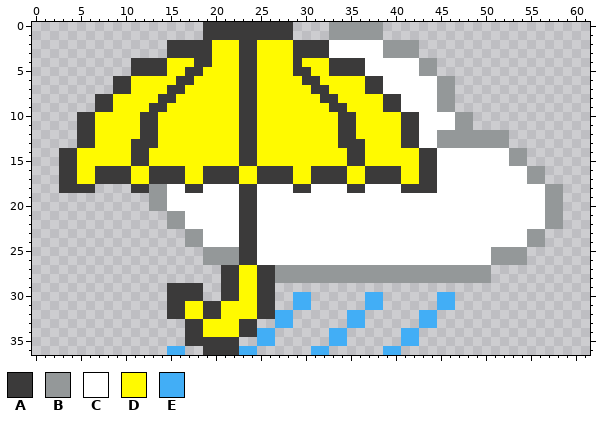
A pixel-art sprite gets an edit: trunk/resources/images/rain.png. Above is the file before it was changed.
The file is 62x37 pixels.
Palette (. is transparent): A #3b3a3a  B #949899  C #ffffff  D #fffa00  E #42aef6
Pixels before, first column x 3:
 0 ................AAAAAAAAAA....BBBBBB....................
 1 ................AAAAAAAAAA....BBBBBB....................
 2 ............AAAAADDDAADDDDAAAACCCCCCBBBB................
 3 ............AAAAADDDAADDDDAAAACCCCCCBBBB................
 4 ........AAAADDDAADDDAADDDDADDDAAAACCCCCCBB..............
 5 ........AAAADDAADDDDAADDDDAADDAAAACCCCCCBB..............
 6 ......AADDDDDAADDDDDAADDDDDAADDDDDAACCCCCCBB............
 7 ......AADDDDAADDDDDDAADDDDDDAADDDDAACCCCCCBB............
 8 ....AADDDDDAADDDDDDDAADDDDDDDAADDDDDAACCCCBB............
 9 ....AADDDDAADDDDDDDDAADDDDDDDDAADDDDAACCCCBB............
10 ..AADDDDDAADDDDDDDDDAADDDDDDDDDAADDDDDAACCCCBB..........
11 ..AADDDDDAADDDDDDDDDAADDDDDDDDDAADDDDDAACCCCBB..........
12 ..AADDDDDAADDDDDDDDDAADDDDDDDDDAADDDDDAACCBBBBBBBB......
13 ..AADDDDAAADDDDDDDDDAADDDDDDDDDAAADDDDAACCBBBBBBBB......
14 AADDDDDDAADDDDDDDDDDAADDDDDDDDDDAADDDDDDAACCCCCCCCBB....
15 AADDDDDDAADDDDDDDDDDAADDDDDDDDDDAADDDDDDAACCCCCCCCBB....
16 AADDAAAADDAAAADDAAAADDAAAADDAAAADDAAAADDAACCCCCCCCCCBB..
17 AADDAAAADDAAAADDAAAADDAAAADDAAAADDAAAADDAACCCCCCCCCCBB..
18 AAAA....AABBCCAACCCCAACCCCAACCCCAACCCCAAAACCCCCCCCCCCCBB
19 ..........BBCCCCCCCCAACCCCCCCCCCCCCCCCCCCCCCCCCCCCCCCCBB
20 ..........BBCCCCCCCCAACCCCCCCCCCCCCCCCCCCCCCCCCCCCCCCCBB
21 ............BBCCCCCCAACCCCCCCCCCCCCCCCCCCCCCCCCCCCCCCCBB
22 ............BBCCCCCCAACCCCCCCCCCCCCCCCCCCCCCCCCCCCCCCCBB
23 ..............BBCCCCAACCCCCCCCCCCCCCCCCCCCCCCCCCCCCCBB..
24 ..............BBCCCCAACCCCCCCCCCCCCCCCCCCCCCCCCCCCCCBB..
25 ................BBBBAACCCCCCCCCCCCCCCCCCCCCCCCCCBBBB....
26 ................BBBBAACCCCCCCCCCCCCCCCCCCCCCCCCCBBBB....
27 ..................AADDAABBBBBBBBBBBBBBBBBBBBBBBB........
28 ..................AADDAABBBBBBBBBBBBBBBBBBBBBBBB........
29 ............AAAA..AADDAA................................
30 ............AAAA..AADDAA..EE......EE......EE............
31 ............AADDAADDDDAA..EE......EE......EE............
32 ............AADDAADDDDAAEE......EE......EE..............
33 ..............AADDDDAA..EE......EE......EE..............
34 ..............AADDDDAAEE......EE......EE................
35 ..............AAAAAA..EE......EE......EE................
36 ............EE..AAAAEE......EE......EE..................
New version:
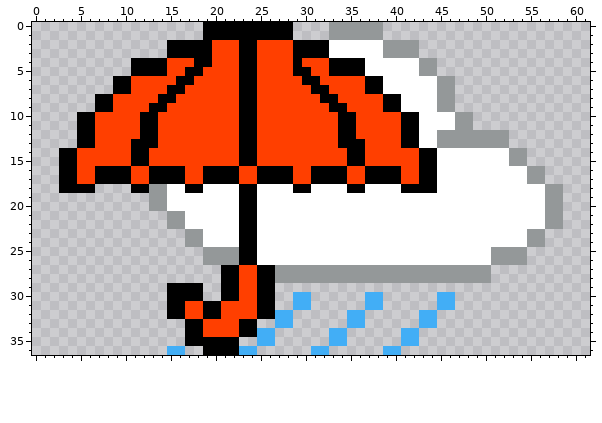
The exact change:
Colour A changes from #3b3a3a to #000000.
Colour D changes from #fffa00 to #ff3f00.
Boxes around the changes in both pictures, in picture pixels (x1, y1, x2, y2):
changed: (59, 22, 437, 355)
